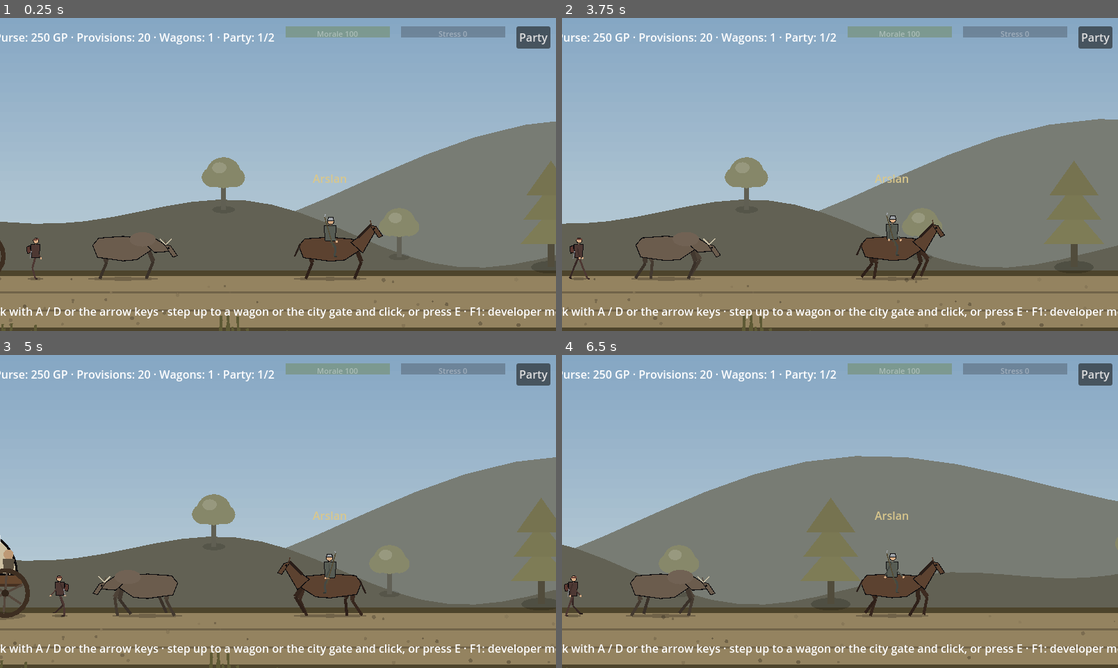
Above: before the commit, frames 1-4 (two rows, left to right).
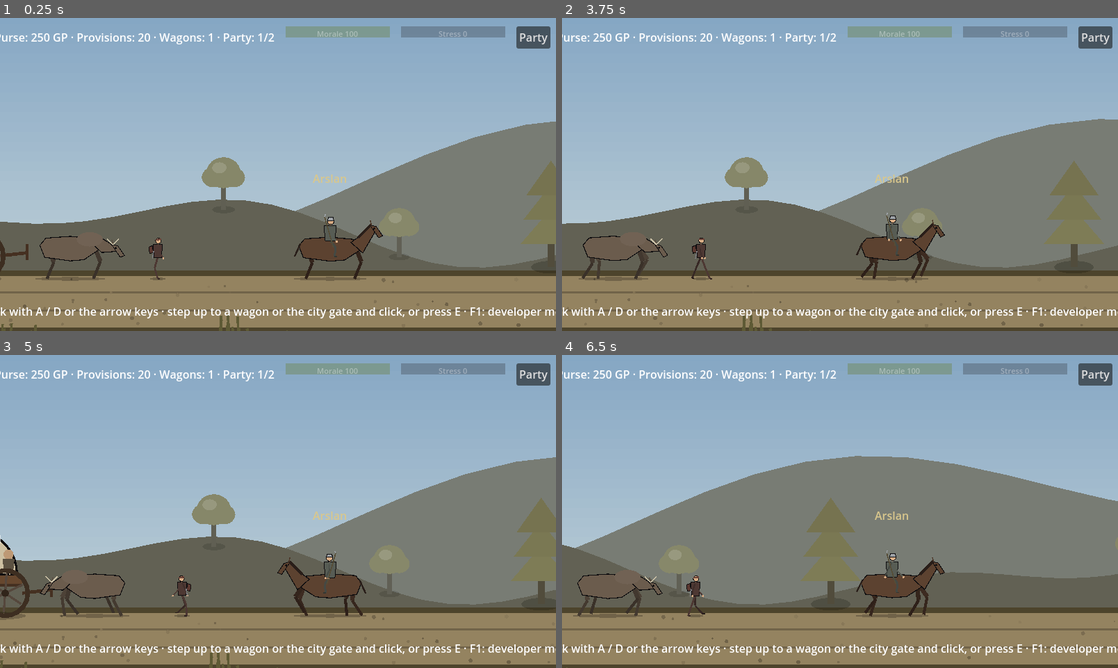
Above: after the commit, the same moments.

Repository: ulubatuhan/wayborne
Game: Godot game, scene res://scenes/world/world_hub.tscn
The game is run twice, just before and just after one commit, with the same random seed, the same clock (stepped at 60 frames per second) and the same inputs. This scene is started directly instead of the project's main scene.
Inputs (mouse positions are in pixels of both pictures, inside the frame that each line leads up to):
- Up to frame 1 (0.25 s): no input
- Up to frame 2 (3.75 s): click "Party" at 0.5 s; click "Character" at 1.25 s; click "Spend points automatically on…" at 2 s; click "Back to the Road" at 2.75 s; tap Enter (ui_accept) at 3.5 s; move the mouse to (962, 158) at 3.52 s; hold Right (ui_right) from 3.53 s (still down); tap 1 at 3.6 s; click (962, 158) at 3.67 s
- Up to frame 3 (5 s): tap Enter (ui_accept) at 3.77, 4.52 s; move the mouse to (166, 527) at 4.27 s; release Right (ui_right) at 4.28 s; hold Left (ui_left) from 4.28 s (still down); tap E at 4.35 s
- Up to frame 4 (6.5 s): move the mouse to (895, 442) at 5.02 s; release Left (ui_left) at 5.03 s; hold Right (ui_right) from 5.03 s (still down); tap 1 at 5.1 s; move the mouse to (812, 574) at 5.77 s; tap E at 5.85 s; click (812, 574) at 5.92 s; tap Enter (ui_accept) at 6.02 s

The runs differ from the first frame. In frame 1, 0.8% of the frame differs, in the area x 0-32%, y 69-84%; in frame 2, 0.8%; in frame 3, 0.9%; in frame 4, 1.2%, in the area x 0-28%, y 68-84%.

Commit message:
Öküz vagonuna koşulsun: aralarına kimse girmesin
Öküzle vagonun arası vagonun kendisinden neredeyse iki kat genişti (128
piksele karşı 67) ve ortada yürüyen bir tayfa duruyordu. Sonuç: öküz o
vagonu çeken hayvan gibi değil, önünde yürüyen başıboş bir hayvan gibi
okunuyordu.

Sebep vagon biriminin sırasıydı: [öküz] [tayfa] [vagon]. Tayfa oraya
konmuştu çünkü vagonun yanı gövdeyle örtüşüyordu, arkası da tasarımın
istemediği isimsiz kuyruğu üretiyordu - ama kalan tek yer koşumun
içiydi. Sıra artık [tayfa] [öküz] [vagon]: tayfa öküzü yederek başında
yürüyor, ki öküz arabası zaten böyle sürülür, ve öküzle vagon arasında
yalnızca ok mesafesi kalıyor.

ArtDraw.draught_pole() ok ile boyunduruğu çiziyor - onsuz öküz vagonun
önünde *duran* bir hayvan. Vagonla aynı dosyada, çünkü ikisi bir arada
bir şey; yol şeridi ve şehir dışı yürüyüş alanı aynı fırçayı okuyor.

Aynı sıra hatası world_hub'ın _column_positions'ında ve şehir dışı ekran
görüntüsü aracının elle yansıttığı dizilişte de vardı; üçü birden
düzeltildi.

tests/test_caravan_layout.gd: öküzün vagonuna olan açıklığı ne negatif
(içine girmiş) ne de vagon genişliğinin 0.6 katından fazla (kopmuş).
Eski sıra bu iddiadan 48 doğrulama düşürüyor.

Diff:
--- a/scripts/ui/art_draw.gd
+++ b/scripts/ui/art_draw.gd
@@ -422,6 +422,28 @@
 			Vector2(base.x - w * 0.54, bed_y - h * 0.34), Vector2(w * 0.16, h * 0.20)
 		), _tint(ArtPalette.WAGON_LOAD, tint), true)
 
+## Koşum oku: öküzü vagona bağlayan kalas ve boyunduruk. Kısa ama
+## vazgeçilmez - onsuz öküz vagonun önünde *duran* bir hayvan, çeken
+## hayvan değil. Vagonla aynı dosyada, çünkü ikisi bir arada bir şey.
+static func draught_pole(
+	canvas: CanvasItem, wagon_front: Vector2, length: float, h: float, tint: Color
+) -> void:
+	if length <= 0.0 or h <= 0.0:
+		return
+	var timber := _tint(ArtPalette.WAGON_BODY_DARK, tint)
+	var pole_y := wagon_front.y - h * 0.34
+	canvas.draw_line(
+		Vector2(wagon_front.x, pole_y),
+		Vector2(wagon_front.x + length, pole_y - h * 0.05),
+		timber, maxf(1.6, h * 0.05)
+	)
+	# Boyunduruk: okun ucunda kısa bir dikey kalas.
+	canvas.draw_line(
+		Vector2(wagon_front.x + length, pole_y - h * 0.18),
+		Vector2(wagon_front.x + length, pole_y + h * 0.06),
+		timber, maxf(1.4, h * 0.045)
+	)
+
 static func _wheel(
 	canvas: CanvasItem, centre: Vector2, radius: float, color: Color, angle: float
 ) -> void:
--- a/scripts/ui/road_caravan.gd
+++ b/scripts/ui/road_caravan.gd
@@ -284,6 +284,14 @@
 ## kimse kendi aritmetiğini yapmıyor.
 func get_wagon_centres() -> Array[float]:
 	return _wagon_centres
+
+## Öküzlerin merkezleri, vagonlarla aynı sırada. Testin öküzün gerçekten
+## kendi vagonuna koşulu olduğunu doğrulayabilmesi için.
+func get_ox_centres() -> Array[float]:
+	var centres: Array[float] = []
+	for ox in _oxen:
+		centres.append(ox.position.x + ox.size.x * 0.5)
+	return centres
 
 func _process(delta: float) -> void:
 	if _leader == null:
@@ -371,17 +379,16 @@
 	placed += MAX_ABREAST
 
 	for index in _wagon_count:
-		# Bir vagon birimi, önden arkaya: [öküz] [tayfa] [vagon].
-		# Yürüyen tayfa **vagonun önünde**, öküzle vagon arasında. Yanına
-		# koymak gövdeyle örtüşüyordu; arkasına koymak da tam olarak
-		# istenmeyen şeydi - vagonların arkasında sürüklenen isimsiz bir
-		# kuyruk.
-		if index < _oxen.size():
-			cursor -= ox_w * 0.5
-			if place:
-				_place(_oxen[index], cursor, ox_h, ox_w)
-			cursor -= ox_w * 0.5 + gap_tight
-
+		# Bir vagon birimi, önden arkaya: [tayfa] [öküz] [vagon].
+		#
+		# **Öküzle vagonun arasına hiçbir şey girmez** - orası koşum yeri.
+		# Tayfa bir ara oraya konmuştu (vagonun yanı gövdeyle örtüşüyordu,
+		# arkası da istenmeyen isimsiz kuyruğu üretiyordu) ve sonuç ekranda
+		# apaçıktı: öküzle vagon arası vagonun kendisinden neredeyse iki
+		# kat genişti ve ortada bir adam duruyordu, yani öküz o vagonu
+		# çeken hayvan gibi değil başıboş bir hayvan gibi okunuyordu.
+		# Yürüyen tayfa artık öküzün **başında**, onu yederek yürüyor -
+		# öküz arabası zaten böyle sürülür.
 		if index < _crew_figures.size():
 			if place:
 				_place(
@@ -389,6 +396,12 @@
 					person_h * 0.95, person_w
 				)
 			cursor -= person_w + gap_tight
+
+		if index < _oxen.size():
+			cursor -= ox_w * 0.5
+			if place:
+				_place(_oxen[index], cursor, ox_h, ox_w)
+			cursor -= ox_w * 0.5
 		cursor -= hitch_gap
 
 		if place:
@@ -445,8 +458,14 @@
 		# Vagon gövdesi `ArtDraw`'da: aynı vagon şehir dışı yürüyüş
 		# alanında da çiziliyor ve iki kopya tutulunca aynı kervan iki
 		# ekranda iki farklı şey oluyordu.
+		var centre := _wagon_centres[index]
+		# Koşum oku vagondan *önce*: kalas gövdenin altından çıkıyor.
+		ArtDraw.draught_pole(
+			self, Vector2(centre + wagon_w * 0.48, _ground_y),
+			HITCH_GAP * _scale * 1.7, wagon_h, _light
+		)
 		ArtDraw.wagon(
-			self, Vector2(_wagon_centres[index], _ground_y), wagon_w, wagon_h,
+			self, Vector2(centre, _ground_y), wagon_w, wagon_h,
 			_wheel_angle, _light, index == 0
 		)
 
--- a/scripts/ui/wagon_figure.gd
+++ b/scripts/ui/wagon_figure.gd
@@ -10,6 +10,12 @@
 ## hızıyla yetişiyor.
 
 const WHEEL_TURNS_PER_UNIT: float = 0.055
+
+## Koşum okunun boyu - önündeki öküze uzanıyor. `world_hub`'ın
+## `HITCH_GAP`'inden biraz uzun, çünkü öküzün *çizilen* gövdesi düğüm
+## genişliğinden dar: boşluğu düğüme göre ölçmek boyunduruğu havada
+## bırakıyor.
+const POLE_LENGTH: float = 42.0
 
 var _wheel_angle: float = 0.0
 var _tint: Color = Color.WHITE
@@ -41,6 +47,11 @@
 func _draw() -> void:
 	if size.y <= 1.0:
 		return
+	# Koşum oku vagondan önce: kalas gövdenin altından çıkıyor ve öne,
+	# öküze doğru uzanıyor. Onsuz öküz vagonun önünde *duran* bir hayvan.
+	ArtDraw.draught_pole(
+		self, Vector2(size.x * 0.96, size.y), POLE_LENGTH, size.y, _tint
+	)
 	ArtDraw.wagon(
 		self, Vector2(size.x * 0.5, size.y), size.x * 0.92, size.y,
 		_wheel_angle, _tint, _with_load
--- a/scripts/world/world_hub.gd
+++ b/scripts/world/world_hub.gd
@@ -218,14 +218,18 @@
 	placed += MAX_ABREAST
 
 	for index in wagon_count:
+		# Bir vagon birimi, önden arkaya: [tayfa] [öküz] [vagon].
+		# **Öküzle vagonun arasına hiçbir şey girmez** - orası koşum yeri.
+		# Tayfa bir ara oraya konmuştu ve öküz o vagonu çeken hayvan gibi
+		# değil başıboş bir hayvan gibi okunuyordu (bkz. RoadCaravan).
+		# Vagon başına iki tayfadan biri sürüyor (vagonun üstünde
+		# çiziliyor), biri öküzü yederek yürüyor.
+		crew.append(cursor - BODY_WIDTH * 0.5)
+		cursor -= BODY_WIDTH + GAP_TIGHT
+
 		cursor -= OX_SIZE.x * 0.5
 		oxen.append(cursor)
-		cursor -= OX_SIZE.x * 0.5 + GAP_TIGHT
-
-		# Yürüyen tayfa vagonun **önünde**: vagon başına iki tayfadan
-		# biri sürüyor (vagonun üstünde çiziliyor), biri yürüyor.
-		crew.append(cursor - BODY_WIDTH * 0.5)
-		cursor -= BODY_WIDTH + HITCH_GAP
+		cursor -= OX_SIZE.x * 0.5 + HITCH_GAP
 
 		wagons.append(cursor - WAGON_SIZE.x * 0.5)
 		cursor -= WAGON_SIZE.x + GAP_WAGONS
--- a/tests/screenshot_hub.gd
+++ b/tests/screenshot_hub.gd
@@ -69,18 +69,20 @@
 	cursor -= pair_step + BODY_W + GAP_NORMAL
 
 	for index in 2:
+		# Vagon birimi, önden arkaya: [tayfa] [öküz] [vagon]. Öküzle
+		# vagonun arasına hiçbir şey girmez - orası koşum yeri.
+		_figure(
+			WalkFigure.KIND_PERSON, ClassCatalog.GUARD, Vector2(BODY_W, 72.0),
+			Vector2(cursor - BODY_W * 0.5, GROUND_Y - 72.0)
+		)
+		cursor -= BODY_W + GAP_TIGHT
+
 		cursor -= OX_W * 0.5
 		_oxen.append(_figure(
 			WalkFigure.KIND_OX, "bandit", Vector2(OX_W, 86.0),
 			Vector2(cursor - OX_W * 0.5, GROUND_Y - 86.0)
 		))
-		cursor -= OX_W * 0.5 + GAP_TIGHT
-
-		_figure(
-			WalkFigure.KIND_PERSON, ClassCatalog.GUARD, Vector2(BODY_W, 72.0),
-			Vector2(cursor - BODY_W * 0.5, GROUND_Y - 72.0)
-		)
-		cursor -= BODY_W + HITCH_GAP
+		cursor -= OX_W * 0.5 + HITCH_GAP
 
 		var wagon := WagonFigure.new()
 		wagon.position = Vector2(cursor - WAGON_W, GROUND_Y - 96.0)
--- a/tests/test_caravan_layout.gd
+++ b/tests/test_caravan_layout.gd
@@ -71,6 +71,27 @@
 			"%s: %d. ve %d. vagon üst üste biniyor" % [label, index, index + 1]
 		)
 
+	# **Öküz kendi vagonuna koşulu.** Aralarına bir tayfa konmuştu ve
+	# ekranda öküz o vagonu çeken hayvan gibi değil, önünde yürüyen
+	# başıboş bir hayvan gibi duruyordu: aradaki mesafe (128 px) vagonun
+	# kendisinden (67 px) neredeyse iki kat genişti. Koşum yerine hiçbir
+	# şey giremez.
+	var ox_centres: Array[float] = caravan.get_ox_centres()
+	t.eq(ox_centres.size(), wagons, "%s: öküz sayısı vagon sayısını tutmuyor" % label)
+	var ox_w := BAND.y * caravan.get_column_scale() * RoadCaravan.OX_HEIGHT_RATIO * 2.0
+	for index in mini(ox_centres.size(), centres.size()):
+		var clearance := (ox_centres[index] - ox_w * 0.5) - (centres[index] + wagon_w * 0.5)
+		t.ok(
+			clearance >= 0.0,
+			"%s: %d. öküz vagonun içine girdi (%.0f)" % [label, index + 1, clearance]
+		)
+		t.ok(
+			clearance <= wagon_w * 0.6,
+			"%s: %d. öküz vagonundan kopuk (%.0f px, vagon %.0f px)" % [
+				label, index + 1, clearance, wagon_w
+			]
+		)
+
 	# İlk `FULLY_VISIBLE_WAGONS` vagon **koşulsuz** ekranda. Şart koymak
 	# ("ölçek tabana dayanmadıysa") tam olarak korumak istediği şeyi
 	# kapatıyordu: çapayı eski sabitine geri çeken bir mutasyonda ölçek
Not shown, changed: CLAUDE.md
